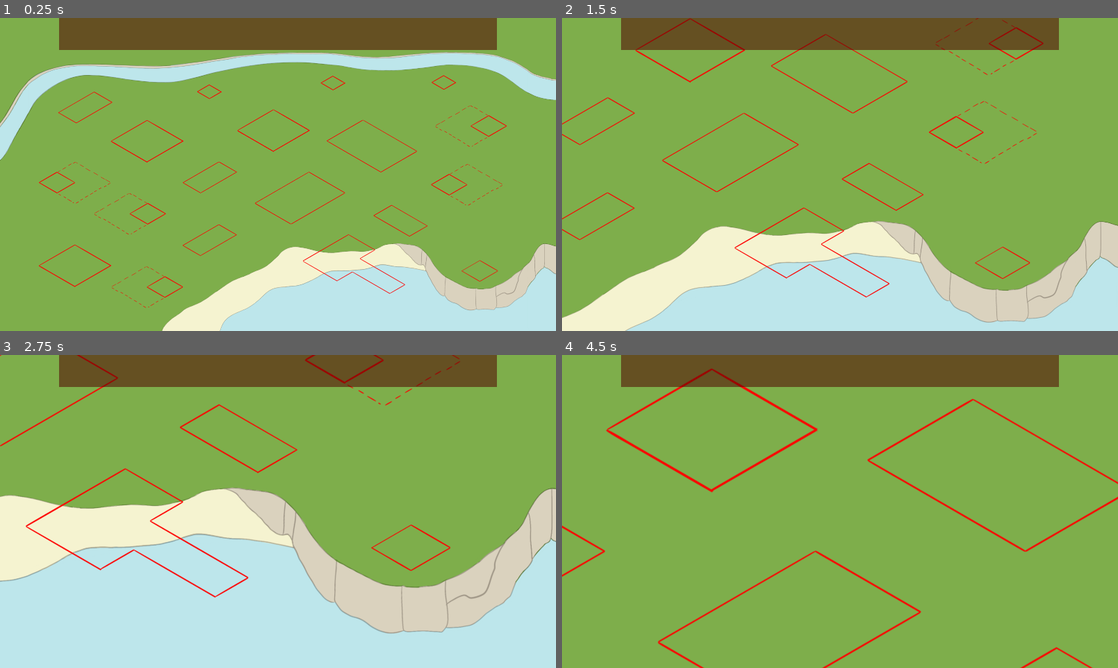
Above: before the commit, frames 1-4 (two rows, left to right).
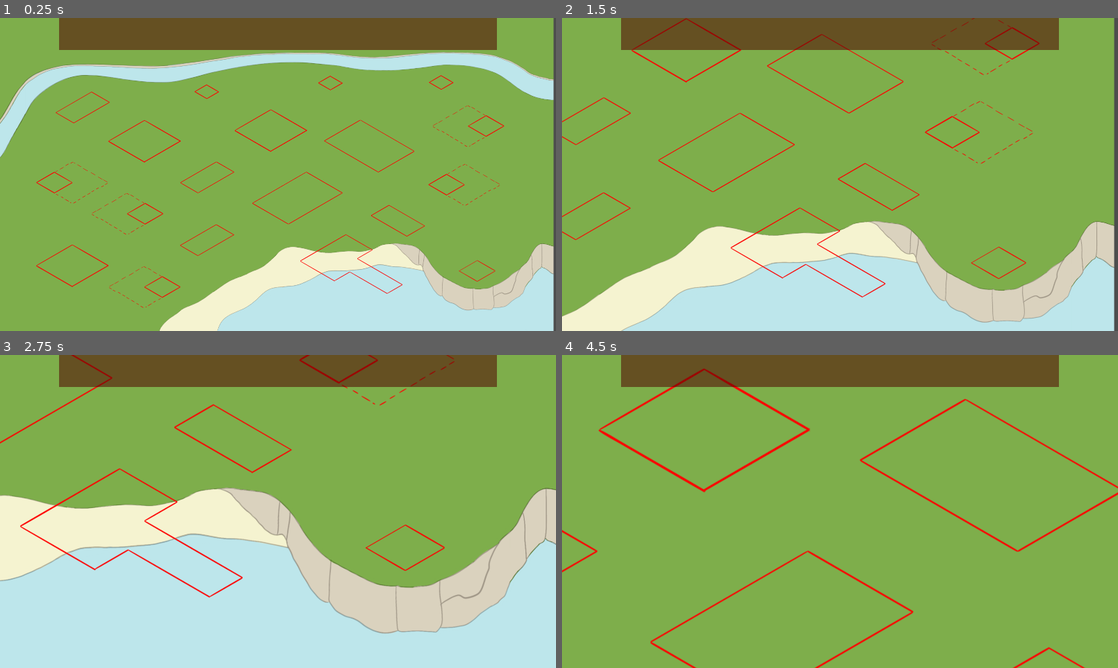
Above: after the commit, the same moments.

Repository: drytik/veracruz
Game: Godot game, scene res://scenes/game.tscn
The game is run twice, just before and just after one commit, with the same random seed, the same clock (stepped at 60 frames per second) and the same inputs.
Inputs (mouse positions are in pixels of both pictures, inside the frame that each line leads up to):
- Up to frame 1 (0.25 s): no input
- Up to frame 2 (1.5 s): tap Enter at 0.5 s; move the mouse to (962, 158) at 0.52 s; hold D (move_right) 0.53-1.28 s; hold Mouse wheel up (zoom_in) 0.53-1.28 s; move the mouse to (728, 190) at 1.27 s; hold S (move_down) from 1.28 s (still down); tap Mouse wheel down (zoom_out) at 1.35 s
- Up to frame 3 (2.75 s): move the mouse to (333, 442) at 2.02 s; release S (move_down) at 2.03 s; hold D (move_right) from 2.03 s (still down); hold Mouse wheel up (zoom_in) from 2.03 s (still down)
- Up to frame 4 (4.5 s): move the mouse to (812, 574) at 2.77 s; release D (move_right) at 2.78 s; release Mouse wheel up (zoom_in) at 2.78 s; hold W (move_up) 2.78-3.53 s; tap Mouse wheel down (zoom_out) at 2.85, 4.35 s; move the mouse to (1006, 558) at 3.52 s; hold Mouse wheel up (zoom_in) 3.53-4.28 s; hold A (move_left) from 3.53 s (still down); move the mouse to (673, 464) at 4.27 s

The runs differ from the first frame. In frame 1, 5.2% of the frame differs, in the area x 0-100%, y 0-100%; in frame 2, 6.1%; in frame 3, 5.7%; in frame 4, 4.8%.

Commit message:
Day12
Construction panel WIP (implemented highlight areas)

Diff:
--- a/veracruz/scenes/city_ui_manager.gd
+++ b/veracruz/scenes/city_ui_manager.gd
@@ -13,13 +13,13 @@
 		"name": "Port",
 		"description": "Permite el comercio marítimo y la llegada de nuevos colonos. Genera ingresos por comercio.",
 		"texture_path": "res://assets/buildings/PuertoAstillero_Lvl_1.png",
-		"allowed_area_types": ""
+		"allowed_area_types": [5]
 		},
 	"Tabern": {
 		"name": "Tabern",
 		"description": "Lugar de encuentro social donde los colonos se reúnen. Mejora el bienestar y la información comercial.",
 		"texture_path": "res://assets/buildings/Taberna_Lvl_1.png",
-		"allowed_area_types": [ConstructionArea.TYPE.x2x1]
+		"allowed_area_types": ""
 		},
 	"Lighthouse": {
 		"name": "Lighthouse",
@@ -116,7 +116,7 @@
 
 var current_state: BuildingState = BuildingState.NORMAL
 var selected_building_id: String = ""
-var building_preview: Sprite2D = null
+var building_preview: Node2D = null
 
 func _ready() -> void:
 
@@ -160,9 +160,30 @@
 	button1.connect("pressed", _on_menu_button_pressed.bind(0))
 	button2.connect("pressed", _on_menu_button_pressed.bind(1))
 
+
 func _process(delta: float) -> void:
 	if current_state == BuildingState.BUILDING and building_preview:
-		building_preview.global_position = get_viewport().get_mouse_position()
+		var mouse_pos = get_viewport().get_mouse_position()
+		var valid_area = _find_closest_valid_area(mouse_pos)
+
+		if valid_area:
+			print("SNAP a: ", valid_area.name)
+			_snap_preview_to_area(valid_area)
+		else:
+			building_preview.global_position = mouse_pos
+
+func _find_closest_valid_area(mouse_pos: Vector2) -> ConstructionArea:
+	var building_data = buildings.get(selected_building_id, {})
+	var allowed_types = building_data.get("allowed_area_types", [])
+	var snap_distance = 150  # Aumentar distancia para test
+
+	for area in construction_areas:
+		if not area.is_occupied and area.area_type in allowed_types:
+			var distance = area.global_position.distance_to(mouse_pos)
+			if distance < snap_distance:
+				return area
+
+	return null
 
 func _on_menu_button_pressed(menu_index: int) -> void:
 	_toggle_menu(menu_index)
@@ -187,6 +208,7 @@
 	if city_scene and city_scene.visible and current_state == BuildingState.BUILDING:
 		if event.is_action_pressed("cancel_construction"):
 			_cancel_building_mode()
+
 
 func _toggle_construction_menu() -> void:
 	visible = !visible
@@ -205,35 +227,48 @@
 	# TODO: animación cuando selecciono el edificio
 	#$VBoxContainer.modulate.a = 0.8
 	visible = false
-
 	_show_all_available_areas()
 	_create_building_preview(building_id)
 
 	print ("Modo construcción para: " + building_id)
 
 func _show_all_available_areas() -> void:
+	var building_data = buildings.get(selected_building_id, {})
+	var allowed_types = building_data.get("allowed_area_types", [])
+
+	print("Edificio seleccionado: ", selected_building_id)
+	print("Tipos permitidos: ", allowed_types)
+
 	for area in construction_areas:
-		if not area.is_occupied:
+		print("Área: ", area.name, " - Tipo: ", area.area_type, " - Ocupada: ", area.is_occupied)
+
+		if not area.is_occupied and area.area_type in allowed_types:
 			area.show_highlight()
-			print("Mostrando área disponible")
+			print("Mostrando área compatible: " + str(area.name))
+		else:
+			print("Área no compatible o ocupada: " + str(area.name))
 
 func _create_building_preview(building_id: String) -> void:
 	if building_preview:
 		building_preview.queue_redraw()
 		building_preview = null
 
-	building_preview = Sprite2D.new()
+	building_preview = Node2D.new()
 
 	#TODO: mapear cada building a su textura correspondiente
 
+	var sprite = Sprite2D.new()
 	var building_data = buildings.get(building_id, {})
 	var texture_path = building_data.get("texture_path", "")
 	if texture_path != "":
-		building_preview.texture = load(texture_path)
-
-	building_preview.modulate.a = 0.8
+		sprite.texture = load(texture_path)
+
+	sprite.modulate.a = 0.7
+	sprite.scale = Vector2(0.5, 0.5)
+
+	# Añadir sprite como hijo del Node2D
+	building_preview.add_child(sprite)
 	building_preview.z_index = 100
-	building_preview.scale = Vector2(0.25, 0.25)
 
 	var scene_manager = get_tree().get_first_node_in_group("scene_manager")
 	if not scene_manager:
@@ -277,3 +312,16 @@
 
 	tooltip.position.x = button_global_pos.x
 	tooltip.position.y = button_global_pos.y - tooltip.size.y - 30
+
+func _snap_preview_to_area(area: ConstructionArea) -> void:
+	if building_preview and area:
+		print("=== SNAP DEBUG ===")
+		print("Área posición: ", area.global_position)
+		print("Área center_position: ", area.center_position)
+		print("Preview antes: ", building_preview.global_position)
+
+		building_preview.global_position = area.global_position + area.center_position
+		building_preview.rotation = area.rotation
+
+		print("Preview después: ", building_preview.global_position)
+		print("Preview visible: ", building_preview.visible)
--- a/veracruz/scenes/game.tscn
+++ b/veracruz/scenes/game.tscn
@@ -1011,11 +1011,25 @@
 autowrap_mode = 3
 
 [node name="CitySprite" type="Sprite2D" parent="SceneManager/CityScene"]
+position = Vector2(-9, 0)
 scale = Vector2(0.5, 0.5)
 texture = ExtResource("1_uwrxv")
 centered = false
 
 [node name="ConstructionAreas" type="Node2D" parent="SceneManager/CityScene/CitySprite"]
+
+[node name="AreaWall" type="Node2D" parent="SceneManager/CityScene/CitySprite/ConstructionAreas"]
+
+[node name="AreaWall" type="Area2D" parent="SceneManager/CityScene/CitySprite/ConstructionAreas/AreaWall"]
+script = ExtResource("4_p57ef")
+area_type = 1
+
+[node name="CollisionShape2D" type="CollisionShape2D" parent="SceneManager/CityScene/CitySprite/ConstructionAreas/AreaWall/AreaWall"]
+position = Vector2(588, 618)
+rotation = 0.526688
+scale = Vector2(8.64249, -11.3975)
+skew = 0.523599
+shape = SubResource("RectangleShape2D_80nbo")
 
 [node name="Area2x1_1" type="Node2D" parent="SceneManager/CityScene/CitySprite/ConstructionAreas"]
 
@@ -1053,16 +1067,146 @@
 skew = -0.523599
 shape = SubResource("RectangleShape2D_80nbo")
 
-[node name="AreaWall" type="Node2D" parent="SceneManager/CityScene/CitySprite/ConstructionAreas"]
-
-[node name="Area2x1" type="Area2D" parent="SceneManager/CityScene/CitySprite/ConstructionAreas/AreaWall"]
+[node name="Area2x2_1" type="Node2D" parent="SceneManager/CityScene/CitySprite/ConstructionAreas"]
+
+[node name="Area2x2" type="Area2D" parent="SceneManager/CityScene/CitySprite/ConstructionAreas/Area2x2_1"]
 script = ExtResource("4_p57ef")
 area_type = 1
 
-[node name="CollisionShape2D" type="CollisionShape2D" parent="SceneManager/CityScene/CitySprite/ConstructionAreas/AreaWall/Area2x1"]
-position = Vector2(588, 618)
+[node name="CollisionShape2D" type="CollisionShape2D" parent="SceneManager/CityScene/CitySprite/ConstructionAreas/Area2x2_1/Area2x2"]
+position = Vector2(1016, 850)
 rotation = 0.526688
-scale = Vector2(8.64249, -11.3975)
+scale = Vector2(17.284, -11.398)
+skew = 0.523599
+shape = SubResource("RectangleShape2D_80nbo")
+
+[node name="Area2x2_2" type="Node2D" parent="SceneManager/CityScene/CitySprite/ConstructionAreas"]
+
+[node name="Area2x2" type="Area2D" parent="SceneManager/CityScene/CitySprite/ConstructionAreas/Area2x2_2"]
+script = ExtResource("4_p57ef")
+area_type = 1
+
+[node name="CollisionShape2D" type="CollisionShape2D" parent="SceneManager/CityScene/CitySprite/ConstructionAreas/Area2x2_2/Area2x2"]
+position = Vector2(1888, 776)
+rotation = 0.526688
+scale = Vector2(17.284, -11.398)
+skew = 0.523599
+shape = SubResource("RectangleShape2D_80nbo")
+
+[node name="Area2x2_3" type="Node2D" parent="SceneManager/CityScene/CitySprite/ConstructionAreas"]
+
+[node name="Area2x2" type="Area2D" parent="SceneManager/CityScene/CitySprite/ConstructionAreas/Area2x2_3"]
+script = ExtResource("4_p57ef")
+area_type = 1
+
+[node name="CollisionShape2D" type="CollisionShape2D" parent="SceneManager/CityScene/CitySprite/ConstructionAreas/Area2x2_3/Area2x2"]
+position = Vector2(516, 1710)
+rotation = 0.526688
+scale = Vector2(17.284, -11.398)
+skew = 0.523599
+shape = SubResource("RectangleShape2D_80nbo")
+
+[node name="AreaWorkshop_1" type="Node2D" parent="SceneManager/CityScene/CitySprite/ConstructionAreas"]
+
+[node name="AreaWorkshop" type="Area2D" parent="SceneManager/CityScene/CitySprite/ConstructionAreas/AreaWorkshop_1"]
+script = ExtResource("4_p57ef")
+area_type = 4
+
+[node name="CollisionShape2D" type="CollisionShape2D" parent="SceneManager/CityScene/CitySprite/ConstructionAreas/AreaWorkshop_1/AreaWorkshop"]
+position = Vector2(898, 1352)
+rotation = 0.526688
+scale = Vector2(17.284, -11.398)
+skew = 0.523599
+shape = SubResource("RectangleShape2D_80nbo")
+
+[node name="AreaWorkshop_2" type="Node2D" parent="SceneManager/CityScene/CitySprite/ConstructionAreas"]
+
+[node name="AreaWorkshop" type="Area2D" parent="SceneManager/CityScene/CitySprite/ConstructionAreas/AreaWorkshop_2"]
+script = ExtResource("4_p57ef")
+area_type = 4
+
+[node name="CollisionShape2D" type="CollisionShape2D" parent="SceneManager/CityScene/CitySprite/ConstructionAreas/AreaWorkshop_2/AreaWorkshop"]
+position = Vector2(516, 1138)
+rotation = 0.526688
+scale = Vector2(17.284, -11.398)
+skew = 0.523599
+shape = SubResource("RectangleShape2D_80nbo")
+
+[node name="AreaWorkshop_3" type="Node2D" parent="SceneManager/CityScene/CitySprite/ConstructionAreas"]
+
+[node name="AreaWorkshop" type="Area2D" parent="SceneManager/CityScene/CitySprite/ConstructionAreas/AreaWorkshop_3"]
+script = ExtResource("4_p57ef")
+area_type = 4
+
+[node name="CollisionShape2D" type="CollisionShape2D" parent="SceneManager/CityScene/CitySprite/ConstructionAreas/AreaWorkshop_3/AreaWorkshop"]
+position = Vector2(3252, 746)
+rotation = 0.526688
+scale = Vector2(17.284, -11.398)
+skew = 0.523599
+shape = SubResource("RectangleShape2D_80nbo")
+
+[node name="AreaWorkshop_4" type="Node2D" parent="SceneManager/CityScene/CitySprite/ConstructionAreas"]
+
+[node name="AreaWorkshop" type="Area2D" parent="SceneManager/CityScene/CitySprite/ConstructionAreas/AreaWorkshop_4"]
+script = ExtResource("4_p57ef")
+area_type = 4
+
+[node name="CollisionShape2D" type="CollisionShape2D" parent="SceneManager/CityScene/CitySprite/ConstructionAreas/AreaWorkshop_4/AreaWorkshop"]
+position = Vector2(3226, 1150)
+rotation = 0.526688
+scale = Vector2(17.284, -11.398)
+skew = 0.523599
+shape = SubResource("RectangleShape2D_80nbo")
+
+[node name="AreaWorkshop_5" type="Node2D" parent="SceneManager/CityScene/CitySprite/ConstructionAreas"]
+
+[node name="AreaWorkshop" type="Area2D" parent="SceneManager/CityScene/CitySprite/ConstructionAreas/AreaWorkshop_5"]
+script = ExtResource("4_p57ef")
+area_type = 4
+
+[node name="CollisionShape2D" type="CollisionShape2D" parent="SceneManager/CityScene/CitySprite/ConstructionAreas/AreaWorkshop_5/AreaWorkshop"]
+position = Vector2(1014, 1856)
+rotation = 0.526688
+scale = Vector2(17.284, -11.398)
+skew = 0.523599
+shape = SubResource("RectangleShape2D_80nbo")
+
+[node name="Area3x2_1" type="Node2D" parent="SceneManager/CityScene/CitySprite/ConstructionAreas"]
+
+[node name="Area3x2" type="Area2D" parent="SceneManager/CityScene/CitySprite/ConstructionAreas/Area3x2_1"]
+script = ExtResource("4_p57ef")
+area_type = 2
+
+[node name="CollisionShape2D" type="CollisionShape2D" parent="SceneManager/CityScene/CitySprite/ConstructionAreas/Area3x2_1/Area3x2"]
+position = Vector2(2572, 884)
+rotation = 0.526688
+scale = Vector2(25.926, -11.398)
+skew = 0.523599
+shape = SubResource("RectangleShape2D_80nbo")
+
+[node name="Area3x2_2" type="Node2D" parent="SceneManager/CityScene/CitySprite/ConstructionAreas"]
+
+[node name="Area3x2" type="Area2D" parent="SceneManager/CityScene/CitySprite/ConstructionAreas/Area3x2_2"]
+script = ExtResource("4_p57ef")
+area_type = 2
+
+[node name="CollisionShape2D" type="CollisionShape2D" parent="SceneManager/CityScene/CitySprite/ConstructionAreas/Area3x2_2/Area3x2"]
+position = Vector2(2072, 1242)
+rotation = -0.527089
+scale = Vector2(25.926, -11.398)
+skew = -0.523599
+shape = SubResource("RectangleShape2D_80nbo")
+
+[node name="AreaPort" type="Node2D" parent="SceneManager/CityScene/CitySprite/ConstructionAreas"]
+
+[node name="AreaPort" type="Area2D" parent="SceneManager/CityScene/CitySprite/ConstructionAreas/AreaPort"]
+script = ExtResource("4_p57ef")
+area_type = 5
+
+[node name="CollisionShape2D" type="CollisionShape2D" parent="SceneManager/CityScene/CitySprite/ConstructionAreas/AreaPort/AreaPort"]
+position = Vector2(2370, 1646)
+rotation = 0.526688
+scale = Vector2(17.284, -11.398)
 skew = 0.523599
 shape = SubResource("RectangleShape2D_80nbo")
 
--- a/veracruz/scripts/construction_area.gd
+++ b/veracruz/scripts/construction_area.gd
@@ -3,57 +3,53 @@
 
 enum TYPE {
 	x2x1,
+	x2x2,
+	x3x2,
 	WALL,
-	WAREHOUSE
+	WORKSHOP,
+	PORT
 }
 
-@export_enum("x2x1", "WALL", "WAREHOUSE")
+@export_enum("x2x1", "x2x2", "x3x2", "WALL", "WORKSHOP", "PORT")
 var area_type : int
 @export var center_position : Vector2 = Vector2.ZERO
 @export var is_occupied : bool = false
 
-var highlight_shape: ColorRect
+var highlight_shape: Node2D
 
 func _ready() -> void:
 	add_to_group("construction_areas")
 	_create_highlight()
 
+
 func _create_highlight() -> void:
-	highlight_shape = ColorRect.new()
-	highlight_shape.color = Color(1.0, 1.0, 1.0, 0.3)
-	highlight_shape.mouse_filter = Control.MOUSE_FILTER_IGNORE
-	highlight_shape.visible = false
+	# Duplicar el CollisionShape2D existente
+	var collision_shape = get_node("CollisionShape2D")
+	if collision_shape:
+		highlight_shape = collision_shape.duplicate()
 
-	add_child(highlight_shape)
-	_adjust_highlight_size()
+		# Convertir a visual con Polygon2D
+		var polygon = Polygon2D.new()
+		polygon.color = Color(1.0, 1.0, 1.0, 0.3)
 
-func _adjust_highlight_size() -> void:
-	var collision_shape: CollisionShape2D = get_node("CollisionShape2D")
-	if collision_shape and collision_shape.shape:
-		var shape = collision_shape.shape
-		var shape_size: Vector2
+		# Si es RectangleShape2D, crear el polígono
+		if collision_shape.shape is RectangleShape2D:
+			var size = collision_shape.shape.size
+			var points = PackedVector2Array([
+				Vector2(-size.x/2, -size.y/2),
+				Vector2(size.x/2, -size.y/2),
+				Vector2(size.x/2, size.y/2),
+				Vector2(-size.x/2, size.y/2)
+			])
+			polygon.polygon = points
 
-		if shape is RectangleShape2D:
-			var base_size = shape.size
-			var final_size = Vector2(
-				abs(base_size.x * collision_shape.scale.x),
-				abs(base_size.y * collision_shape.scale.y)
-			)
+		# Limpiar el highlight duplicado y añadir el polígono
+		for child in highlight_shape.get_children():
+			child.queue_free()
 
-
-			var shape_pos = collision_shape.position
-
-			highlight_shape.size = final_size
-			highlight_shape.position = shape_pos - (final_size / 2)
-			highlight_shape.rotation = collision_shape.rotation
-
-			print("Área: ", name)
-			#print("Size final: ", final_size)
-			print("Position: ", highlight_shape.position)
-
-	else:
-		highlight_shape.size = Vector2(100, 100)
-		highlight_shape.position = collision_shape.position - Vector2(50, 50)
+		highlight_shape.add_child(polygon)
+		highlight_shape.visible = false
+		add_child(highlight_shape)
 
 func show_highlight() -> void:
 	if not is_occupied:
